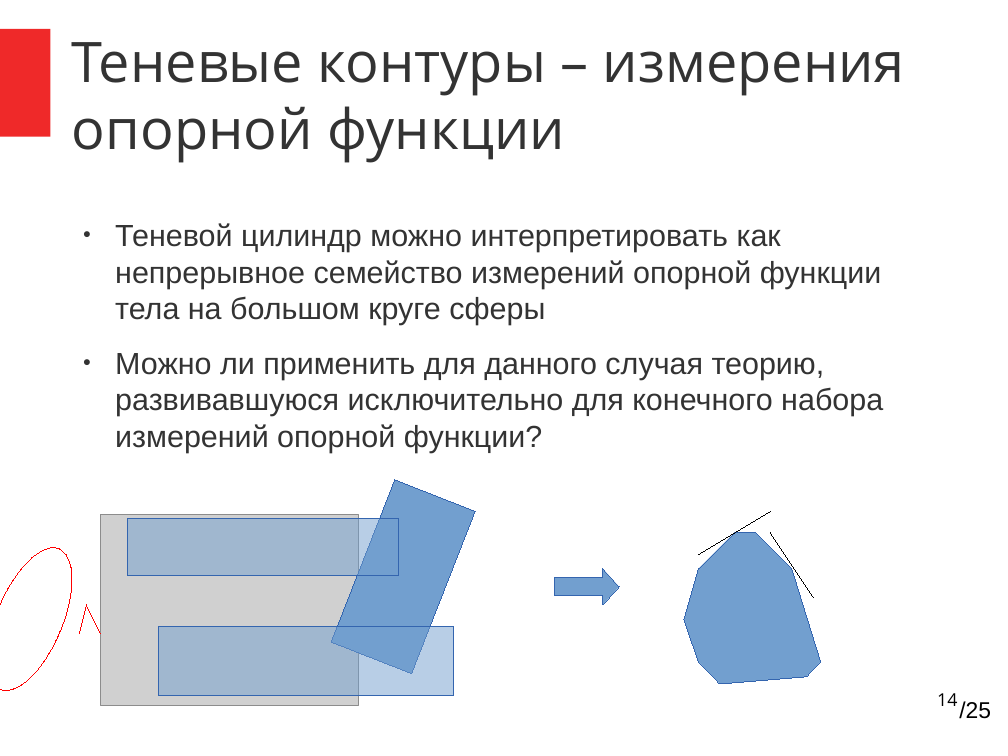
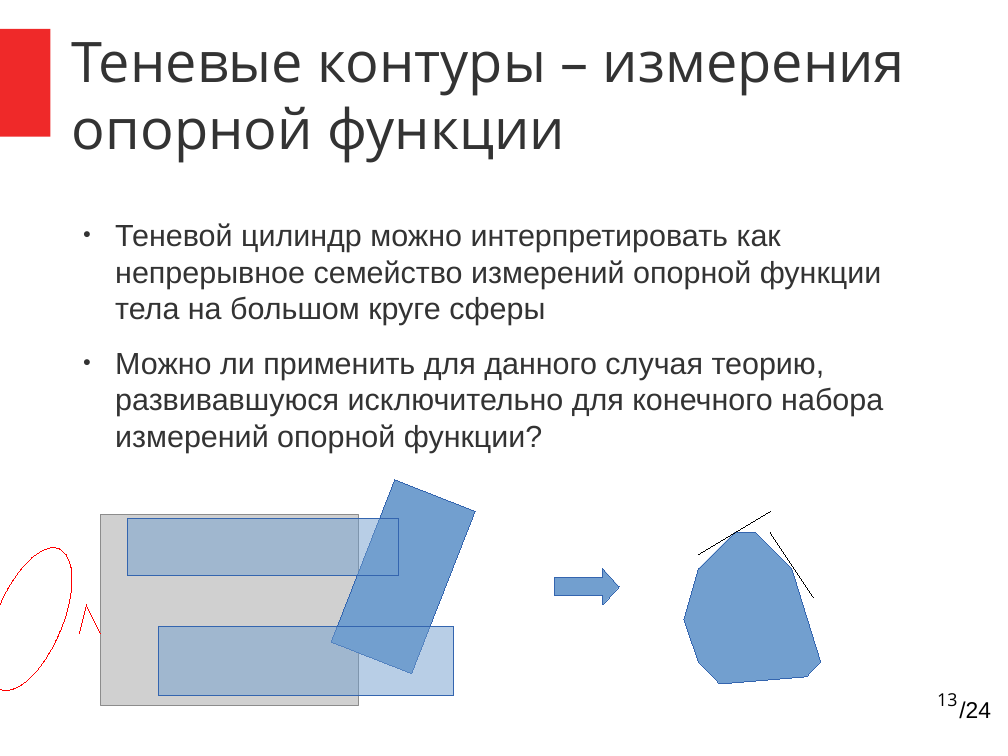
Before and after one commit to ilya-palachev/polyhedra-correction-library, a slide deck: slide 13 of Documentation/i.palachev/Thesis/Lomonosov2015/presentation-lomonosov2015.odp (slide 14 before the commit). Drawn at 1008x756 pixels with LibreOffice and Linux fonts; fonts in the diff are those of the drawing; grey boxes stand for pictures. Boxes give left, top, right and bottom in pixels: in the first picture for what was removed or moved away, otherwise in the second. Text is boxed around its words. In the diff, an @@ line names an element or a change of style, - is before the commit and + after.

Commit message:
[DOC] lomonosov: typo fixes in presentation

```diff
--- a/Documentation/i.palachev/Thesis/Lomonosov2015/presentation-lomonosov2015.odp
+++ b/Documentation/i.palachev/Thesis/Lomonosov2015/presentation-lomonosov2015.odp
@@ page number at [937,693,957,706]: text changed @@
-14
+13
@@ text at [959,701,991,719]: text changed @@
-/25
+/24
```
Also in this commit, not shown: 20 other slides changed, 1 slide removed, 1 other file.
